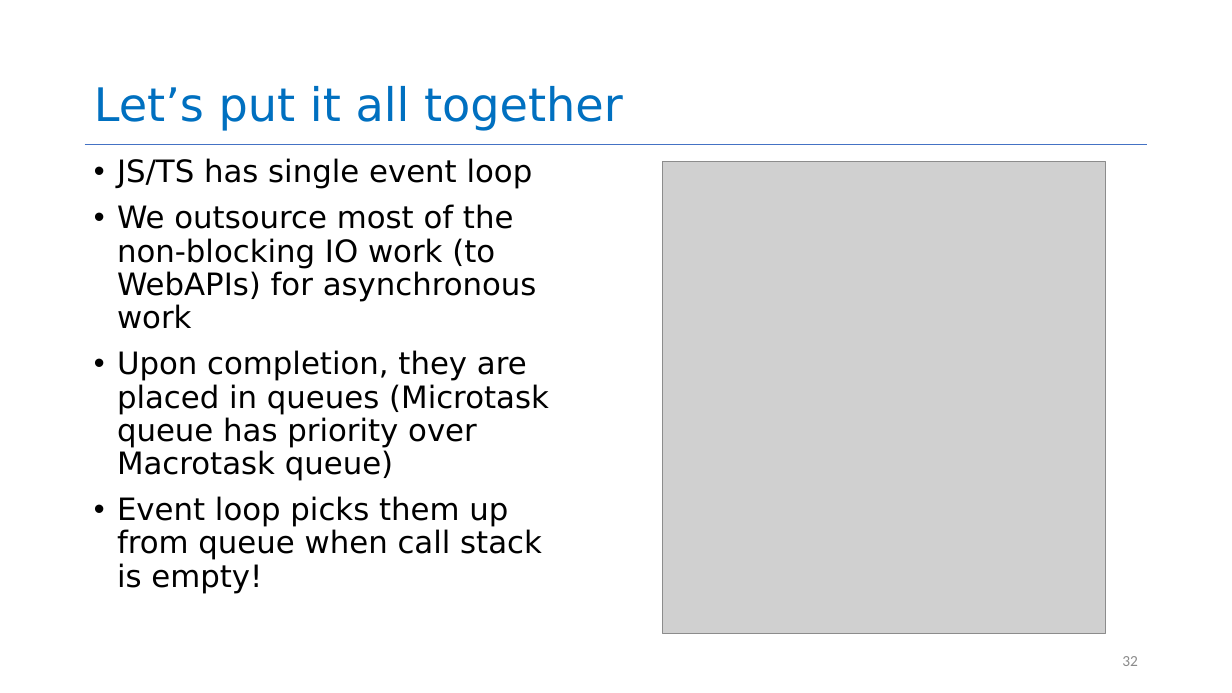
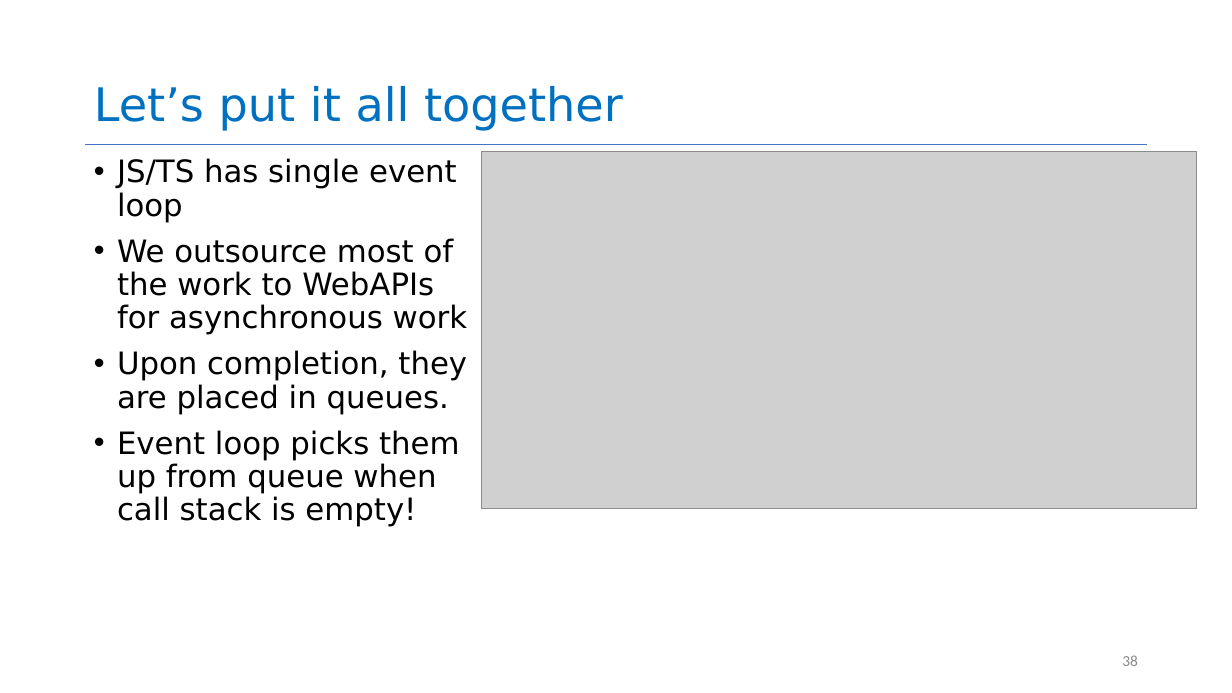
Before and after one commit to neu-se/CS4530-Summer-2026, a slide deck: slide 38 of Slides/Module 08 Concurrency Patterns in Typescript.pptx (slide 32 before the commit). Drawn at 1232x693 pixels with LibreOffice and Linux fonts; fonts in the diff are those of the drawing; grey boxes stand for pictures. Boxes give left, top, right and bottom in pixels: in the first picture for what was removed or moved away, otherwise in the second. Text is boxed around its words. In the diff, an @@ line names an element or a change of style, - is before the commit and + after.

Commit message:
tweaked async slides with new examples

```diff
--- a/Slides/Module 08 Concurrency Patterns in Typescript.pptx
+++ b/Slides/Module 08 Concurrency Patterns in Typescript.pptx
@@ picture added at (482, 152, 1197, 508) @@
@@ picture removed at (664, 161, 1106, 633) @@
@@ text at (117, 238, 468, 414): text changed @@
-• We outsource most of the non-blocking IO work (to WebAPIs) for asynchronous work
-• Upon completion, they are placed in queues (Microtask queue has priority over Macrotask queue)
+• We outsource most of the work to WebAPIs for asynchronous work
+• Upon completion, they are placed in queues.
@@ page number at (1122, 655, 1138, 666): text changed @@
-32
+38
```
Also in this commit, not shown: 5 other slides changed, 6 slides added, 1 other file.
